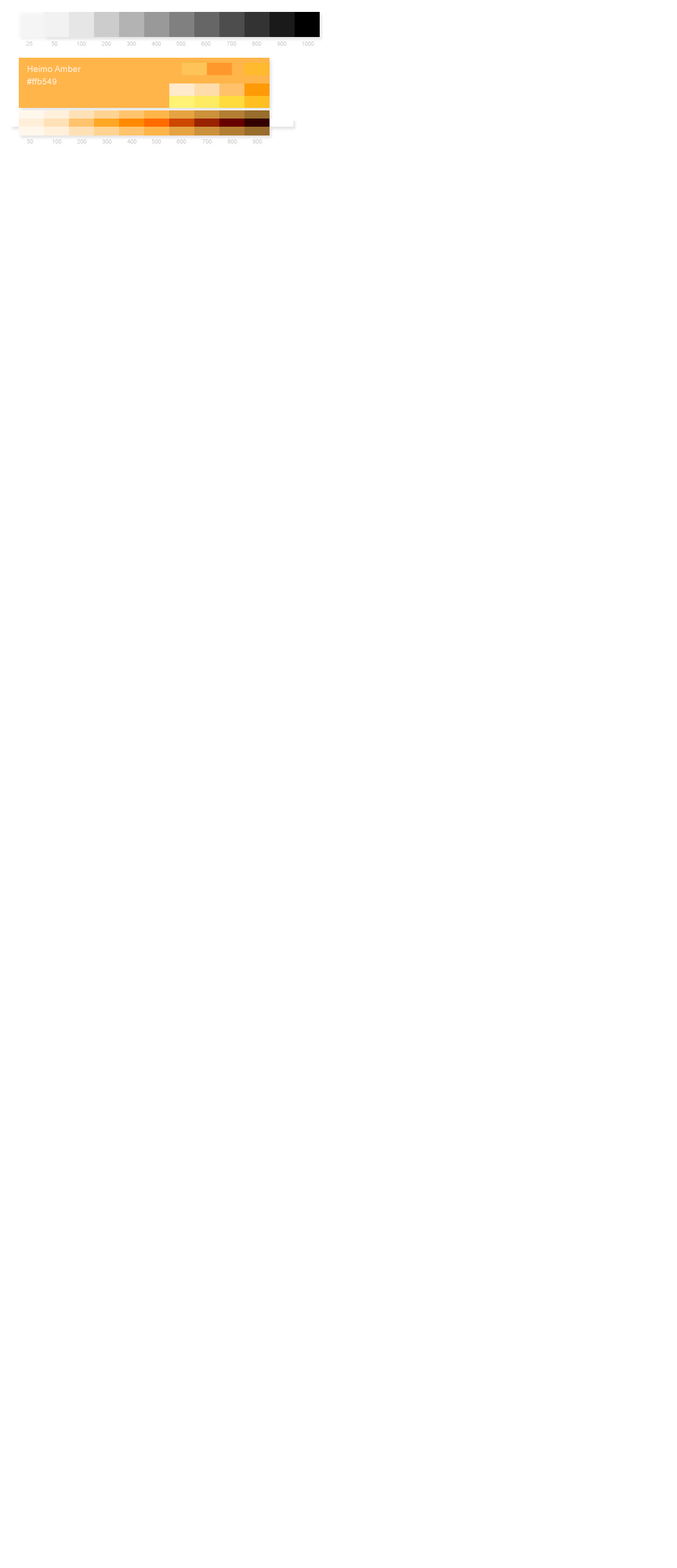
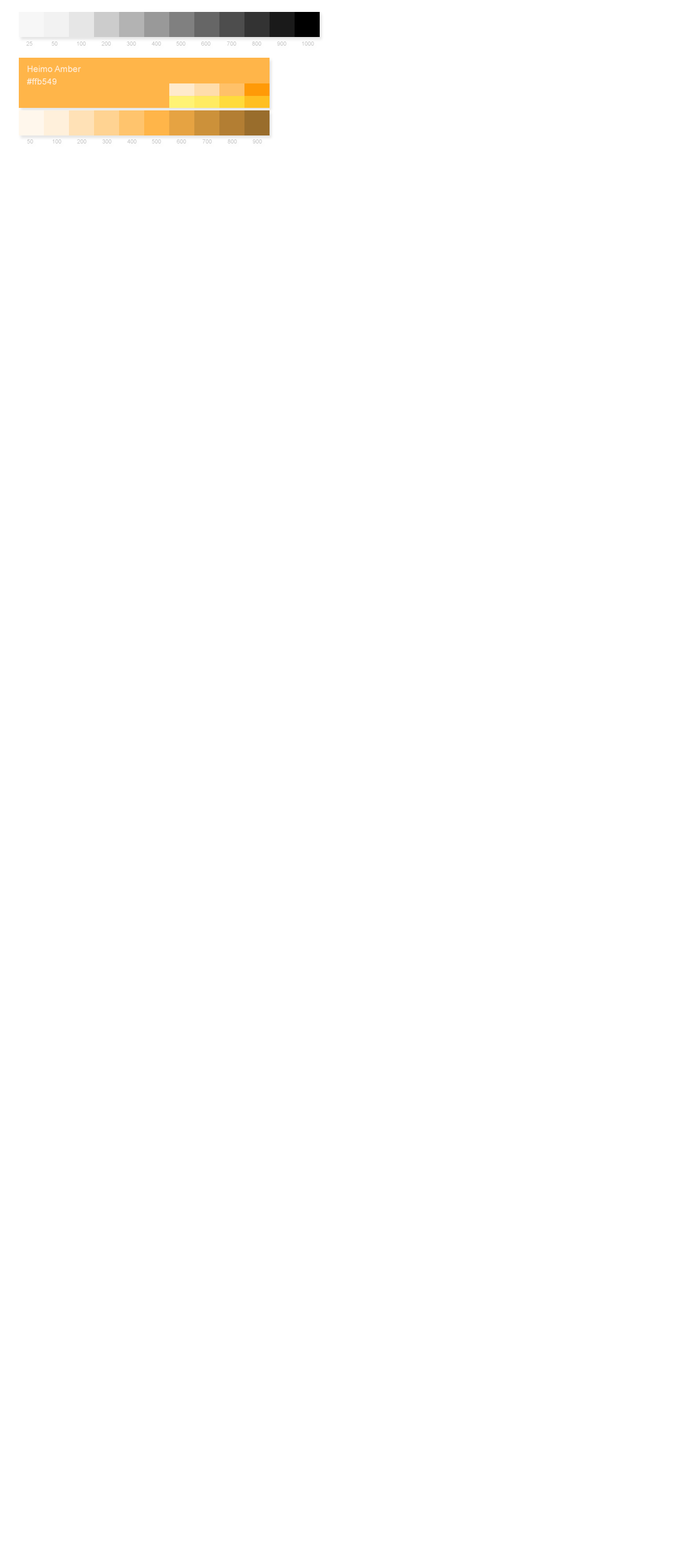
Layered file, before and after one edit (677×1568). Changes by layer:
removed group "Alt copy 2" (6 layers) from group "COLOUR Primary" over [18, 62, 274, 127]
removed layer "Layer 1 copy" (was overlay) from group "Alt copy 2" over [18, 62, 274, 127]
removed layer "Layer 1" (was overlay) from group "Alt copy 2" over [206, 62, 233, 76]
painted on "Components" over [18, 11, 44, 38]
